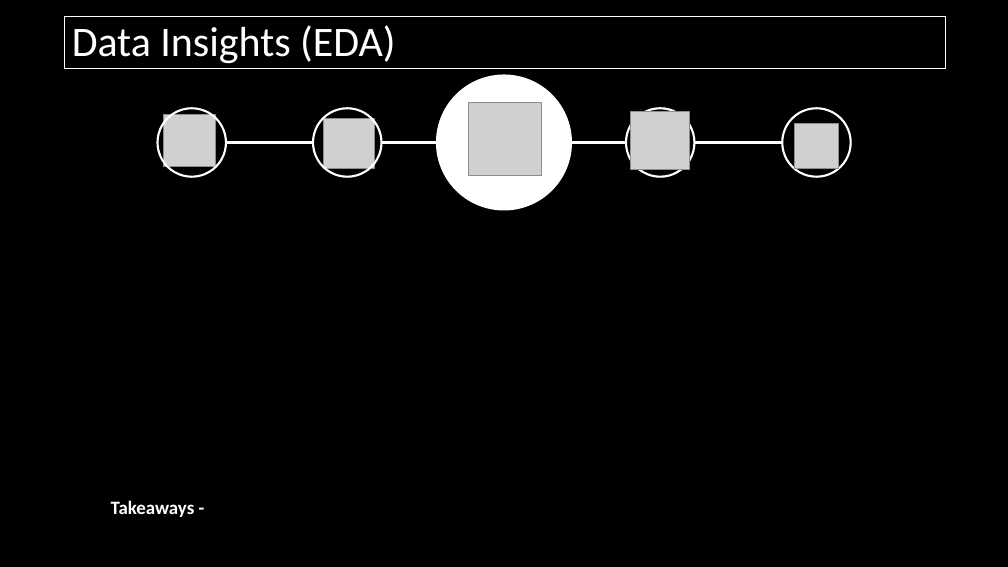
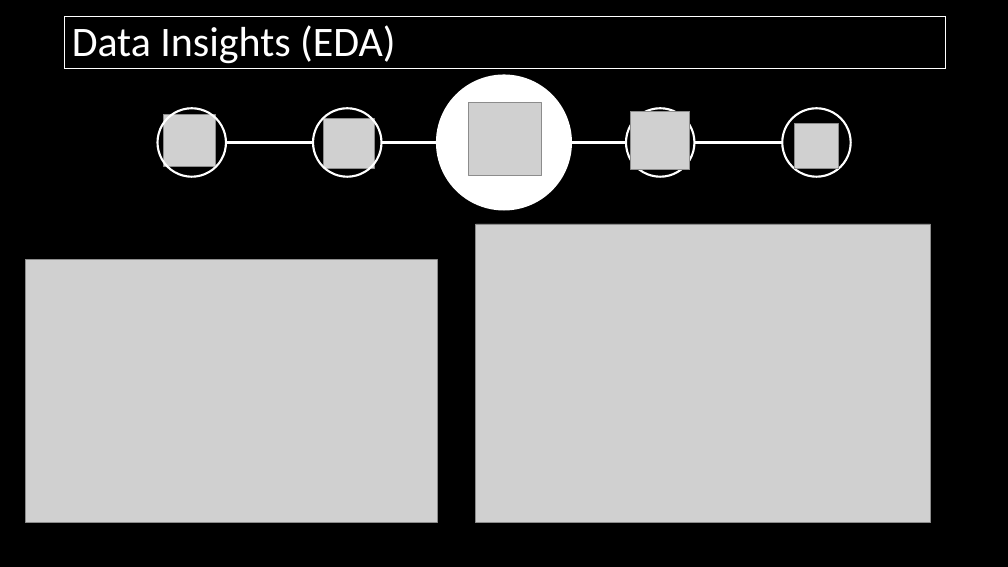
Before and after one commit to Nntraveler/CDSSHackathon, a slide deck: slide 6 of Hackathon.pptx. Drawn at 1008x567 pixels with LibreOffice and Linux fonts; fonts in the diff are those of the drawing; grey boxes stand for pictures. Boxes give left, top, right and bottom in pixels: in the first picture for what was removed or moved away, otherwise in the second. Text is boxed around its words. In the diff, an @@ line names an element or a change of style, - is before the commit and + after.

```diff
--- a/Hackathon.pptx
+++ b/Hackathon.pptx
@@ picture added at (x1=476, y1=224, x2=931, y2=523) @@
@@ picture added at (x1=26, y1=259, x2=437, y2=523) @@
@@ text removed at (x1=111, y1=500, x2=195, y2=517) @@
-Takeaways -
```
Also in this commit, not shown: 4 other files.
